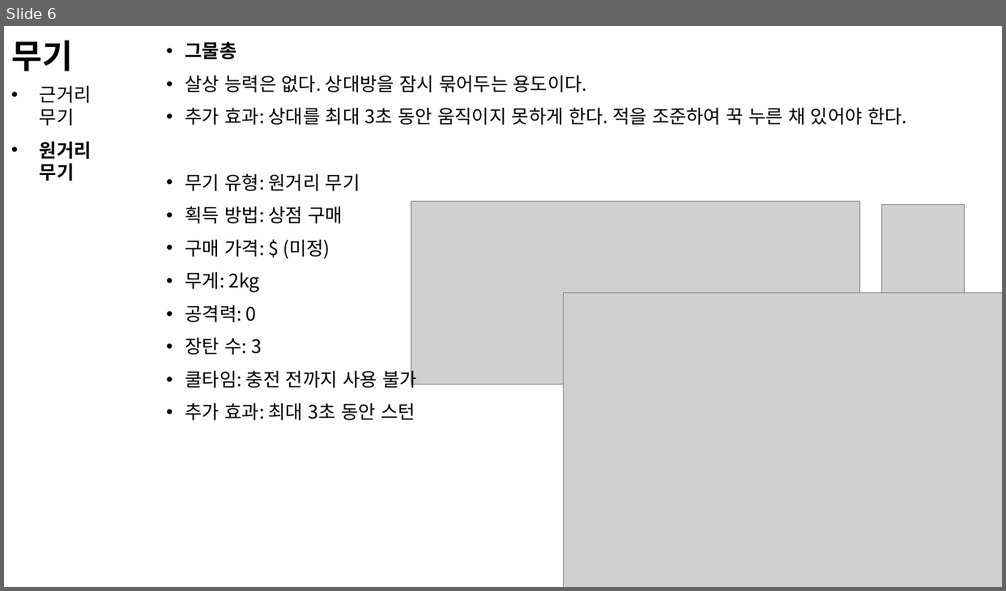
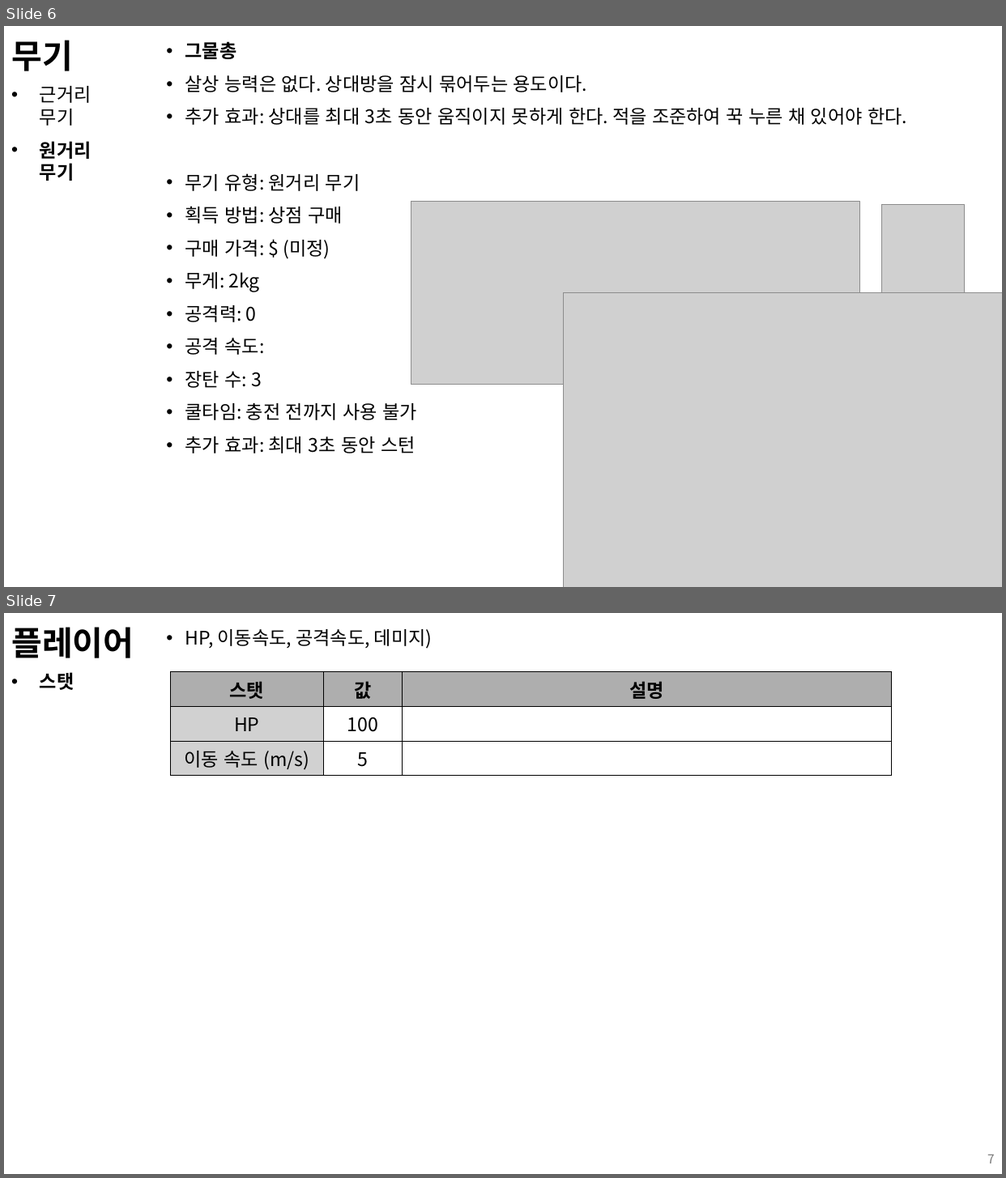
Before and after one commit to kimi5231/B1A2_project, a slide deck: 기획/전투 기획.pptx. Shown one above the other, each under a label of ours: slide 6 before the commit, slides 6 and 7 after it. The pictures are 1006x591 and 1006x1178 pixels, drawn with LibreOffice and Linux fonts; fonts in the diff are those of the drawing; grey boxes stand for pictures. Boxes give left, top, right and bottom in pixels: in the first picture for what was removed or moved away, otherwise in the second. Text is boxed around its words. In the diff, an @@ line names an element or a change of style, - is before the commit and + after.

Commit message:
전투 기획 내용 추가
- HP, 이동/공격 속도, 공격력, 스킬 내용 및 수치 포함.
- 몬스터_거미 FSM 수정하여 추가

```diff
--- a/기획/전투 기획.pptx
+++ b/기획/전투 기획.pptx
@@ slide 7 added at [4, 613, 1002, 1174], background #FFFFFF @@
@@ title added at [11, 627, 134, 658], 32 pt, text #000000, bold @@
+플레이어
@@ text added at [185, 629, 432, 649], 18 pt, text #000000 @@
+• HP, 이동속도, 공격속도, 데미지)
@@ text added at [40, 672, 74, 690], 18 pt, text #000000, bold @@
+• 스탯
@@ table added at [170, 672, 891, 773], 3 rows, 3 columns @@
+스탯 | 값 | 설명
+HP | 100 | 
+이동 속도 (m/s) | 5 | 
@@ page number added at [987, 1155, 995, 1164], 12 pt, text #797979 @@
+7
@@ slide 6 changed as well @@
@@ text at [185, 338, 265, 355]: paragraph added @@
+• 공격 속도:
```
Also in this commit, not shown: 5 other slides changed, 3 other slides added, 1 other file.
